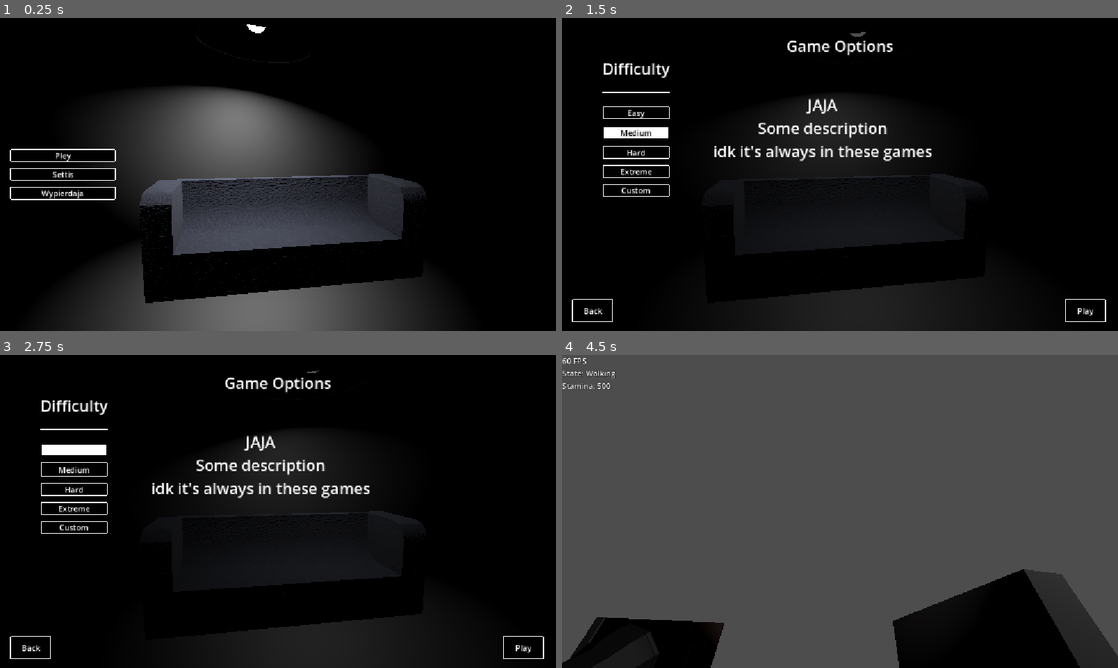
Above: before the commit, frames 1-4 (two rows, left to right).
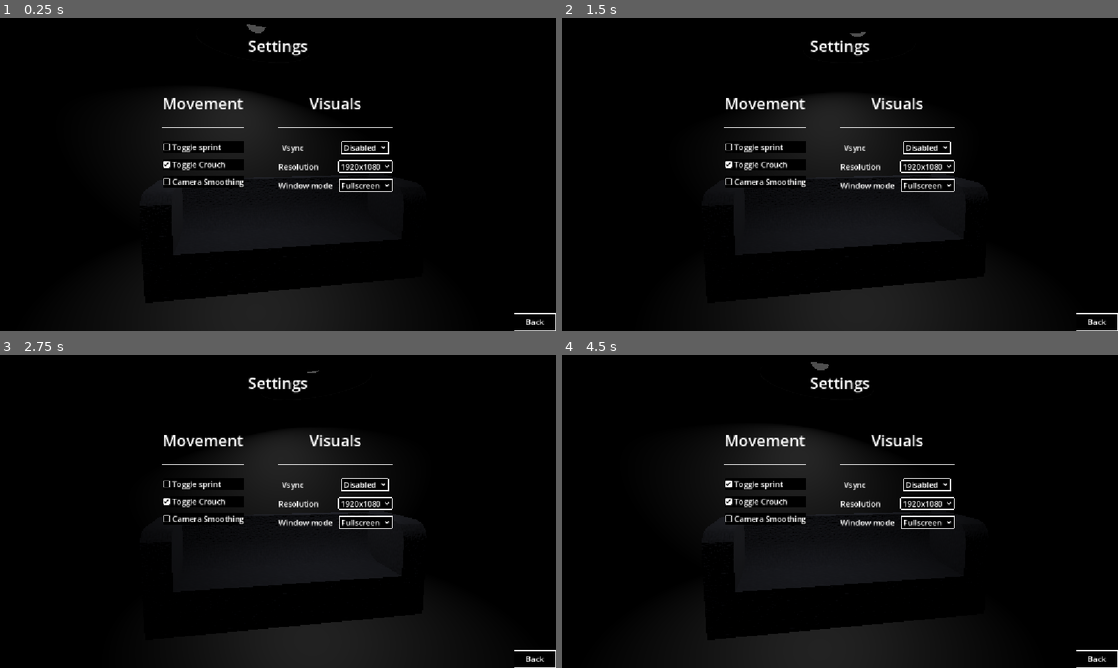
Above: after the commit, the same moments.

Repository: Delleat/gany
Game: Godot game, scene res://scenes/m_menu.tscn
The game is run twice, just before and just after one commit, with the same random seed, the same clock (stepped at 60 frames per second) and the same inputs.
Inputs (mouse positions are in pixels of both pictures, inside the frame that each line leads up to):
- Up to frame 1 (0.25 s): no input
- Up to frame 2 (1.5 s): click (928, 146) at 0.5 s, where only the run after the commit has a clickable "Disabled"; click (623, 155) at 1.25 s, where only the run before the commit has a clickable "Pley"
- Up to frame 3 (2.75 s): click (72, 448) at 2 s, where only the run before the commit has a clickable "Easy"
- Up to frame 4 (4.5 s): click (634, 448) at 2.75 s, where only the run before the commit has a clickable "Easy"; click (1084, 649) at 3.5 s, where only the run before the commit has a clickable "Play"; click (767, 483) at 4.25 s, where only the run after the commit has a clickable "Toggle sprint"

The runs differ from the first frame. In frame 1, 28% of the frame differs, in the area x 1-100%, y 2-100%; in frame 2, 5.1%; in frame 3, 5.0%; in frame 4, 89%, in the area x 0-100%, y 0-100%.

Commit message:
Hello everybody my name is update!

Diff:
--- a/project.godot
+++ b/project.godot
@@ -12,7 +12,7 @@
 
 config/name="marcin"
 run/main_scene="uid://cp182mr5mco2c"
-config/features=PackedStringArray("4.7", "Forward Plus")
+config/features=PackedStringArray("4.6", "Forward Plus")
 boot_splash/bg_color=Color(0, 0, 0, 1)
 boot_splash/show_image=false
 config/icon="res://icon.svg"
--- a/scenes/m_menu.tscn
+++ b/scenes/m_menu.tscn
@@ -103,6 +103,7 @@
 theme = ExtResource("3_c7gyy")
 
 [node name="SelectMenu" type="VBoxContainer" parent="Control" unique_id=2079291466]
+visible = false
 layout_mode = 1
 anchors_preset = 8
 anchor_left = 0.5
@@ -134,7 +135,6 @@
 text = "Wypierdaja"
 
 [node name="Settings" type="Control" parent="Control" unique_id=210486082]
-visible = false
 layout_mode = 1
 anchors_preset = 15
 anchor_right = 1.0
@@ -229,23 +229,45 @@
 [node name="HSeparator" type="HSeparator" parent="Control/Settings/HBoxContainer/Visuals" unique_id=860621104]
 layout_mode = 2
 
-[node name="Vsync" type="CheckBox" parent="Control/Settings/HBoxContainer/Visuals" unique_id=2009593268]
-layout_mode = 2
+[node name="Vsync" type="HBoxContainer" parent="Control/Settings/HBoxContainer/Visuals" unique_id=1176280765]
+layout_mode = 2
+theme_override_constants/separation = 78
+alignment = 1
+
+[node name="VsyncLb" type="Label" parent="Control/Settings/HBoxContainer/Visuals/Vsync" unique_id=793056386]
+layout_mode = 2
+theme_override_font_sizes/font_size = 16
 text = "Vsync"
+horizontal_alignment = 1
+vertical_alignment = 1
+
+[node name="VsyncBox" type="OptionButton" parent="Control/Settings/HBoxContainer/Visuals/Vsync" unique_id=545122909]
+layout_mode = 2
+selected = 0
+allow_reselect = true
+item_count = 3
+popup/item_0/text = "Disabled"
+popup/item_0/id = 0
+popup/item_1/text = "Enabled"
+popup/item_1/id = 1
+popup/item_2/text = "Adaptive"
+popup/item_2/id = 2
 
 [node name="Res" type="HBoxContainer" parent="Control/Settings/HBoxContainer/Visuals" unique_id=1293493700]
 layout_mode = 2
+theme_override_constants/separation = 41
 
 [node name="ResLb" type="Label" parent="Control/Settings/HBoxContainer/Visuals/Res" unique_id=1916474865]
 layout_mode = 2
 theme_override_font_sizes/font_size = 16
-text = "RESOlution      "
+text = "Resolution"
 horizontal_alignment = 1
 vertical_alignment = 1
 
 [node name="ResBox" type="OptionButton" parent="Control/Settings/HBoxContainer/Visuals/Res" unique_id=708318384]
 layout_mode = 2
 selected = 3
+allow_reselect = true
 item_count = 6
 popup/item_0/text = "373x37"
 popup/item_0/id = 4
@@ -262,6 +284,7 @@
 
 [node name="WindowMode" type="HBoxContainer" parent="Control/Settings/HBoxContainer/Visuals" unique_id=1156423441]
 layout_mode = 2
+theme_override_constants/separation = 14
 
 [node name="WMLb" type="Label" parent="Control/Settings/HBoxContainer/Visuals/WindowMode" unique_id=1069726499]
 layout_mode = 2
@@ -272,14 +295,15 @@
 
 [node name="WMBox" type="OptionButton" parent="Control/Settings/HBoxContainer/Visuals/WindowMode" unique_id=1028269504]
 layout_mode = 2
-selected = 0
+selected = 1
+allow_reselect = true
 item_count = 3
-popup/item_0/text = "Fullscreen"
+popup/item_0/text = "Windowed"
 popup/item_0/id = 0
-popup/item_1/text = "Windowed"
-popup/item_1/id = 1
+popup/item_1/text = "Fullscreen"
+popup/item_1/id = 3
 popup/item_2/text = "Exclusive"
-popup/item_2/id = 2
+popup/item_2/id = 4
 
 [node name="Back" type="Button" parent="Control/Settings" unique_id=1588488634]
 layout_mode = 1
@@ -434,7 +458,7 @@
 [connection signal="toggled" from="Control/Settings/HBoxContainer/Movement/SprintToggle" to="Control/Settings" method="_on_sprint_toggle_toggled"]
 [connection signal="toggled" from="Control/Settings/HBoxContainer/Movement/CrouchToggle" to="Control/Settings" method="_on_crouch_toggle_toggled"]
 [connection signal="toggled" from="Control/Settings/HBoxContainer/Movement/CameraSmoothing" to="Control/Settings" method="_on_camera_smoothing_toggled"]
-[connection signal="toggled" from="Control/Settings/HBoxContainer/Visuals/Vsync" to="Control/Settings" method="_on_vsync_toggled"]
+[connection signal="item_selected" from="Control/Settings/HBoxContainer/Visuals/Vsync/VsyncBox" to="Control/Settings" method="_on_res_box_item_selected"]
 [connection signal="item_selected" from="Control/Settings/HBoxContainer/Visuals/Res/ResBox" to="Control/Settings" method="_on_res_box_item_selected"]
 [connection signal="item_selected" from="Control/Settings/HBoxContainer/Visuals/WindowMode/WMBox" to="Control/Settings" method="_on_wm_box_item_selected"]
 [connection signal="pressed" from="Control/Settings/Back" to="." method="_on_settings_back"]
--- a/scripts/main.gd
+++ b/scripts/main.gd
@@ -12,7 +12,6 @@
 var hot_spots: Array[Vector3] = []
 
 func _ready() -> void:
-	print(SettingsData.vsync)
 	player.crouch_is_toggle = SettingsData.toggle_crouch
 	player.sprint_is_toggle = SettingsData.toggle_sprint
 	player.camera_smoothing = SettingsData.camera_smoothing
--- a/scripts/settings_data.gd
+++ b/scripts/settings_data.gd
@@ -17,9 +17,6 @@
 var difficulty := Diff.Medium
 
 # Visual settings
-var vsync : bool = false:
-	set(value):
-		vsync = value
-		DisplayServer.window_set_vsync_mode(DisplayServer.VSYNC_ENABLED if value else DisplayServer.VSYNC_DISABLED)
+var vsync := DisplayServer.VSYNC_DISABLED
 var screen_res := Vector2i(1920, 1080)
 var window_mode := DisplayServer.WindowMode.WINDOW_MODE_FULLSCREEN
--- a/scripts/settings_menu.gd
+++ b/scripts/settings_menu.gd
@@ -12,9 +12,7 @@
 	res_box.add_item("1280x720")
 	res_box.set_item_metadata(1, Vector2i(1280, 720))
 
-
-func _on_vsync_toggled(toggled_on: bool) -> void:
-	SettingsData.vsync = toggled_on
+# Movement settings
 func _on_sprint_toggle_toggled(toggled_on: bool) -> void:
 	SettingsData.toggle_sprint = toggled_on
 
@@ -24,20 +22,18 @@
 func _on_camera_smoothing_toggled(toggled_on: bool) -> void:
 	SettingsData.camera_smoothing = toggled_on
 
+# Visual settings
+func _on_vsync_box_item_selected(index: int) -> void:
+	DisplayServer.window_set_vsync_mode(index)
+
 func _on_res_box_item_selected(index: int) -> void:
 	var res_value = res_box.get_item_metadata(index)
-	if res_value != null:
-		SettingsData.screen_res = res_value
-		DisplayServer.window_set_size(res_value)
-	else:
-		print("Error: No metadata set for this resolution index!")
 
+	# Crashes if devs fucked up
+	assert(res_value, "Error: No metadata set for this resolution index!")
+
+	SettingsData.screen_res = res_value
+	DisplayServer.window_set_size(res_value)
 
 func _on_wm_box_item_selected(index: int) -> void:
-	match $HBoxContainer/Visuals/WindowMode/WMBox.get_item_id(index):
-		0:
-			DisplayServer.window_set_mode(DisplayServer.WINDOW_MODE_FULLSCREEN)
-		1:
-			DisplayServer.window_set_mode(DisplayServer.WINDOW_MODE_WINDOWED)
-		2:
-			DisplayServer.window_set_mode(DisplayServer.WINDOW_MODE_EXCLUSIVE_FULLSCREEN)
+	DisplayServer.window_set_mode($HBoxContainer/Visuals/WindowMode/WMBox.get_item_id(index))
